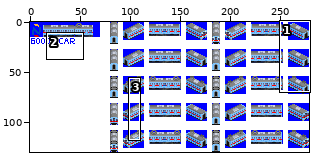
Two states of a sprite sheet, src/metro/Nishitetsu/6000_series/Nishitetsu_6000.png. Above: a wide view before the commit, with the close-up outlined.
Close-up. Before:
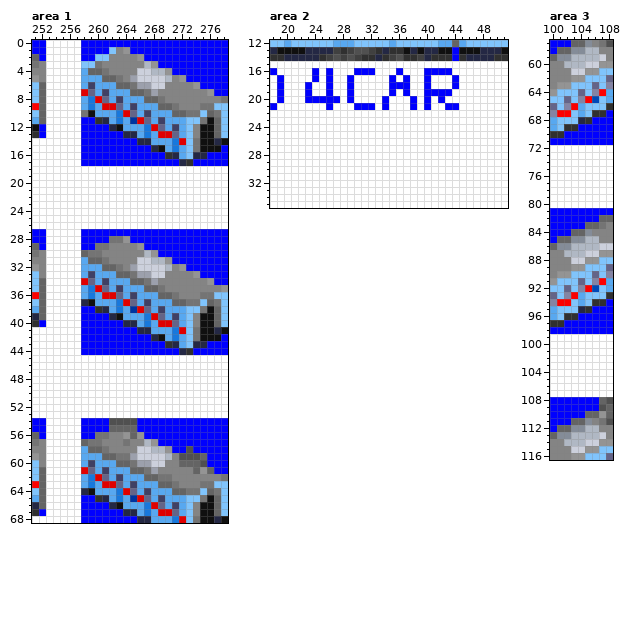
The file is 279x130 pixels. Shown: area 1: x 251..278, y 0..68; area 2: x 18..51, y 12..35; area 3: x 100..108, y 57..116. The commit also changed other parts of the picture, which this record leaves out.
After:
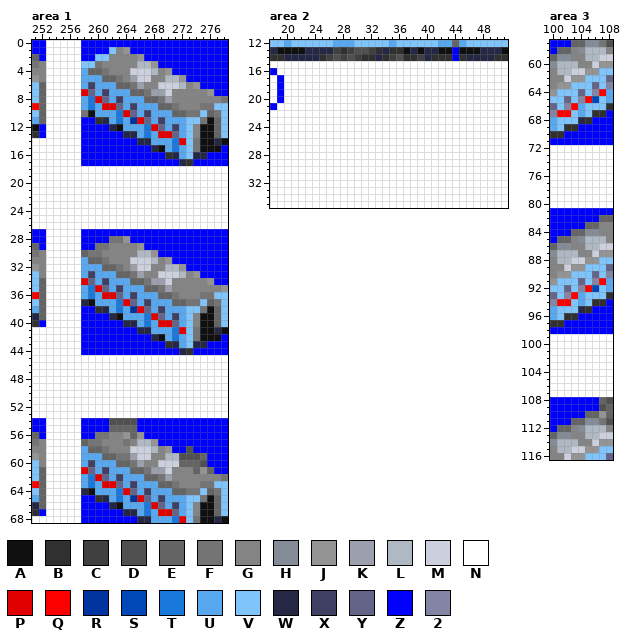
Palette (. is transparent): A #101010  B #303030  C #404040  D #505050  E #646464  F #747474  G #848484  H #848c98  J #949494  K #9ca0ac  L #b0b8c4  M #ccd0dc  N #ffffff  P #e00000  Q #fc0000  R #0034a0  S #0048b8  T #1878dc  U #58a8f0  V #80c4fc  W #242844  X #404064  Y #646488  Z #0000ff  2 #8484a4
Edits made:
Changed rows in their new state; - is an unchanged pixel.
Area 1:
first column x 265:
 3 -L------
 4 M---G---
 5 ---GG-L-
 6 --GG-MML
 7 ----KM--
 8 -----K--
first column x 265:
30 -L------
31 M---G---
32 ---GG-L-
33 --GG-MML
34 ----KM--
35 -----K--
first column x 265:
57 -L-----
58 M---G--
59 ---GG-L
60 --GG-MM
61 ----KM-
62 -----K-
Area 2:
first column x 23:
16 -N-N---NNN---N---NNNN-
17 -N-N--N-----N-N--N---N
18 N--N--N-----NNN--N---N
19 N--N--N-----N-N--NNNN-
20 NNNNN-N----N---N-N-N--
21 ---N---NNN-N---N-N--NN
Area 3:
first column x 100:
 57 ------H--
 58 ---G---L-
 59 ---GG---M
 60 HL--GG---
 61 -LL------
 62 --M------
first column x 100:
 83 -------G
 84 ------H-
 85 ---G---L
 86 ---GG---
 87 HL--GG--
 88 -LL-----
 89 --M-----
first column x 100:
111 ------H--
112 ---G---L-
113 ---GG---M
114 HL--GG---
115 -LL------
116 --M------
